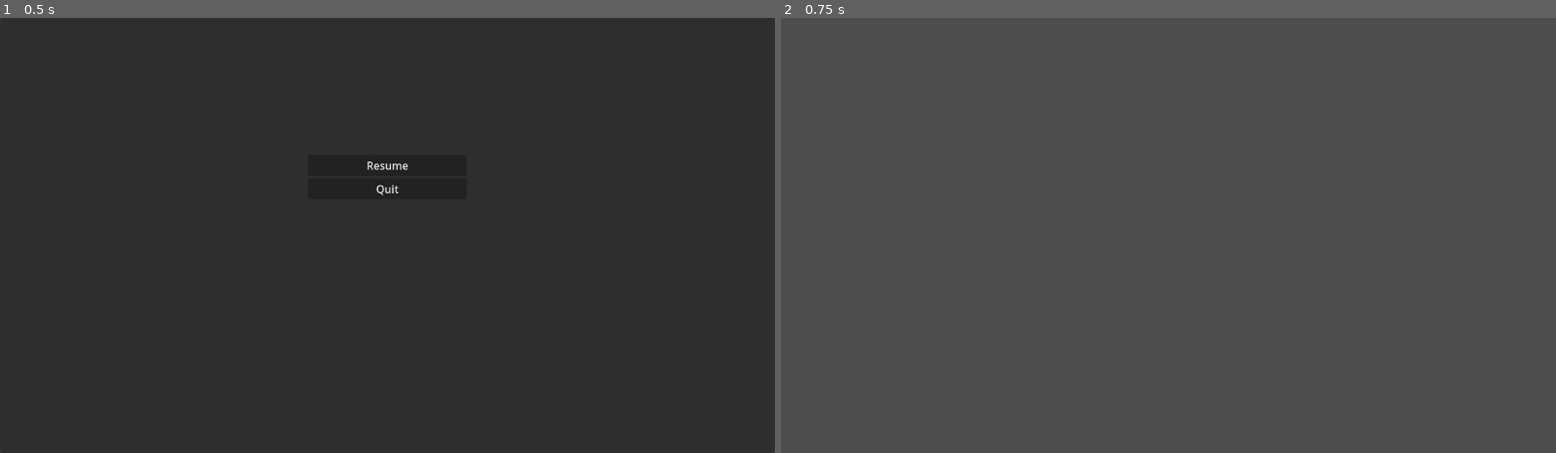
Above: before the commit, frames 1-2 (left to right).
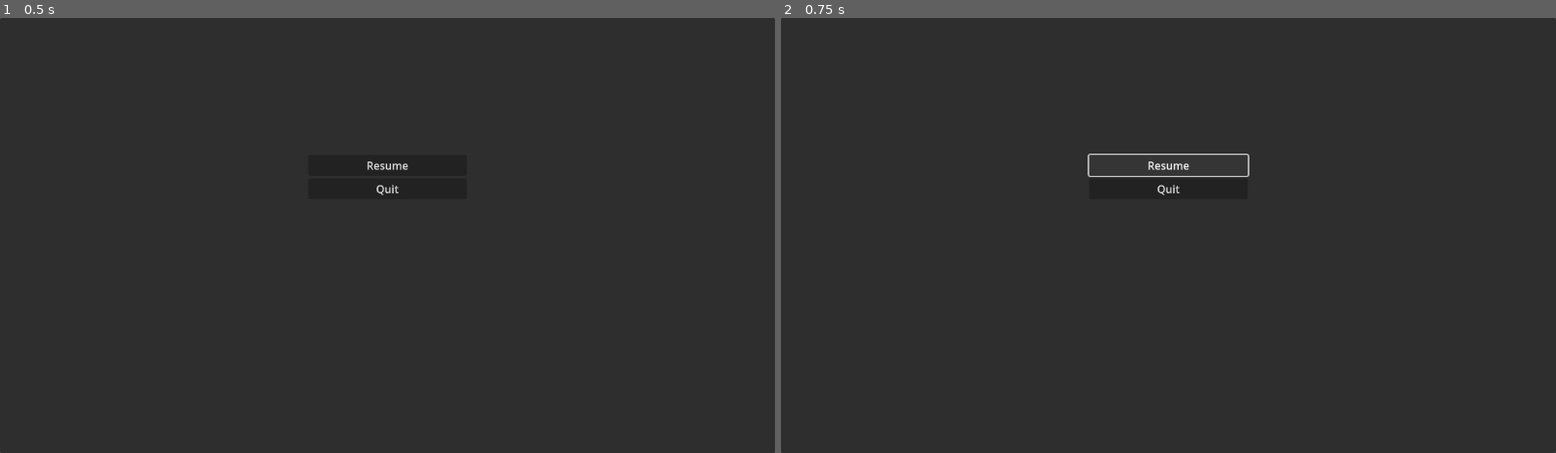
Above: after the commit, the same moments.

Repository: KalebGg/GameDesign1
Game: Godot game, scene res://my_gui.tscn
Two runs of this game, one before a commit and one after it. Both use one fixed random seed, a clock stepped at 60 frames per second and the inputs below.
Inputs:
- Up to frame 1 (0.5 s): no input
- Up to frame 2 (0.75 s): click "Resume" at 0.5 s

Frame 1 is identical in both runs. In frame 2, 99% of the frame differs, in the area x 0-100%, y 0-100%.

Commit message:
updated alot

Diff:
--- a/CharacterBody2D.gd
+++ /dev/null
@@ -1,49 +0,0 @@
-extends CharacterBody2D
-
-const SPEED = 200.0
-var inertia = Vector2()
-var look_direction = Vector2.DOWN  # (0, 1)
-
-var menu_scene = preload("res://my_gui.tscn")
-var menu_instance = null
-
-func _ready():
-	menu_instance = menu_scene.instantiate()
-	$Camera2D.add_child.call_deferred(menu_instance)
-	menu_instance.hide()
-
-func _physics_process(delta):
-	var direction = Vector2(
-		Input.get_axis("ui_left", "ui_right"),
-		Input.get_axis("ui_up", "ui_down")
-	)
-	if direction.length() > 0:
-		look_direction = direction
-		# Scale to 1 to prevent speed boost from diagonals
-		direction = direction.normalized()
-		velocity = direction * SPEED
-	else:
-		velocity = velocity.move_toward(Vector2(), SPEED)
-	velocity += inertia
-	move_and_slide()
-	inertia = inertia.move_toward(Vector2(), delta * 1000.0)
-
-	if Input.is_action_just_pressed("ui_cancel"):
-		menu_instance.show()
-		get_tree().paused = true
-
-func update_animation(direction):
-	var a_name = "idle_"
-	if direction.length() > 0:
-		look_direction = direction
-		a_name = "walk_"
-	if look_direction.x != 0:
-		a_name += "side"
-		$AnimatedSprite2D.flip_h = look_direction.x < 0
-	elif look_direction.y < 0:
-		a_name += "up"
-	elif look_direction.y > 0:
-		a_name += "down"
-
-	$AnimatedSprite2D.animation = a_name
-	$AnimatedSprite2D.play()
--- a/Entities/Attacks/Slash.gd
+++ b/Entities/Attacks/Slash.gd
@@ -10,7 +10,7 @@
 		queue_free()
 		return
 
-	for enemy in get_tree().get_note_in_group("enemy"):
+	for enemy in get_tree().get_nodes_in_group("Enemy"):
 		if self.overlaps_body(enemy):
 			enemy.take_damage(damage, self)
 			enemy.inertia = (enemy.global_position-self.global_position) \
--- a/Entities/BaseItem.gd
+++ b/Entities/BaseItem.gd
@@ -14,8 +14,8 @@
 	queue_free()
 
 func interact(player):
-	""" to be implemented by child class """
-	#player.pickup_item(value)
+	""" To be implemented by child class """
+	# player.pickup_item(value)
 	remove()
 
 func _init(default_value: int = 1):
@@ -23,13 +23,12 @@
 
 func _process(delta):
 	for player in get_tree().get_nodes_in_group("Player"):
-		if $Area2D.overlap_body(player):
+		if $Area2D.overlaps_body(player):
 			interact(player)
-	current_time += delta # handle despawn flickering
+	current_time += delta  # Handle despawn flickering
 	if current_time >= flicker_start_time and current_time <= time_to_despawn:
-		$AnimatedSprite2D.visable = fmod(current_time, flicker_interval) \
+		$AnimatedSprite2D.visible = fmod(current_time, flicker_interval) \
 									< (flicker_interval / 2)
 	if current_time >= time_to_despawn:
-
 		remove()
 	pass
--- a/Entities/mini_heart.gd
+++ b/Entities/mini_heart.gd
@@ -1,41 +1,8 @@
-class_name mini_heart extends Node2D
+extends BaseItem
 
-
-func _init(): super._init(5)
+func _init():  super._init(5)
 func _ready(): super._ready()
 
 func interact(player):
 	player.pickup_health(value)
 	remove()
-
-var value
-var flicker_state = false
-var flicker_start_time = 10.0
-var flicker_interval = 0.1
-var current_time = 0.0
-var time_to_despawn = 13.0
-
-func _ready(): $AnimatedSprite2D.play()
-
-func remove():
-	value = 0
-	queue_free()
-
-func interact(player):
-	""" to be implemented by child class """
-	#player.pickup_item(value)
-	remove()
-
-
-func _process(delta):
-	for player in get_tree().get_nodes_in_group("Player"):
-		if $Area2D.overlap_body(player):
-			interact(player)
-	current_time += delta # handle despawn flickering
-	if current_time >= flicker_start_time and current_time <= time_to_despawn:
-		$AnimatedSprite2D.visable = fmod(current_time, flicker_interval) \
-									< (flicker_interval / 2)
-	if current_time >= time_to_despawn:
-
-		remove()
-	pass
--- a/PlayerHUD.gd
+++ b/PlayerHUD.gd
@@ -1,7 +1,7 @@
 extends CanvasLayer
 
-@onready var player = get_tree().get_first_node_in_group("player")
-@onready var hearts = $playerHealth/Hearts
+@onready var player = get_tree().get_first_node_in_group("Player")
+@onready var hearts = $PlayerHealth/Hearts
 
 const HEART_ROW_SIZE = 10
 const HEART_OFFSET = 16
@@ -18,21 +18,19 @@
 func draw_hearts():
 	for heart in hearts.get_children():
 		hearts.remove_child(heart)
-	for i in range(int(player.data.max_health) /20):
-		create_heart() # 1 heart per 20 hp
-
+	for i in range(int(player.data.max_health) / 20):
+		create_heart()  # 1 heart per 20 hp
 
 func _ready():
 	draw_hearts()
-	pass
-
-
 
 func _process(delta):
+	$Money/Coins.text = "%03d" % player.data.money
 	var p_health = player.data.health
 	var full_hearts = floor(p_health / 20)
 	var remainder = int(p_health) % 20
-	for heart in hearts.getchildren():
+
+	for heart in hearts.get_children():
 		var index = heart.get_index()
 		var x = (index % HEART_ROW_SIZE) * HEART_OFFSET
 		var y = (index / HEART_ROW_SIZE) * HEART_OFFSET
--- a/misc.tscn
+++ b/misc.tscn
@@ -1,6 +1,4 @@
-[gd_scene load_steps=2 format=3 uid="uid://dsq6ue7t8pmyf"]
-
-[ext_resource type="Script" path="res://my_gui.gd" id="1_rm3fs"]
+[gd_scene format=3 uid="uid://ceb3ajaxdmq08"]
 
 [node name="Control" type="Control"]
 layout_mode = 3
@@ -9,4 +7,3 @@
 anchor_bottom = 1.0
 grow_horizontal = 2
 grow_vertical = 2
-script = ExtResource("1_rm3fs")
--- a/my_gui.gd
+++ b/my_gui.gd
@@ -1,13 +1,159 @@
-extends Control
+extends CharacterBody2D
+
+const SPEED = 100.0
+const MAXIMUM_OBTAINABLE_HEALTH = 400.0
+
+enum STATES { IDLE=0, DEAD, DAMAGED, ATTACKING, CHARGING }
+
+@export var data = {
+	"max_health": 60.0,  # 20hp per heart; 5 per fraction
+	"health": 60.0,      # Min 60 Max 400
+	"money": 0,
+	"state": STATES.IDLE,
+	"secondaries": [],
+}
+
+var inertia = Vector2()
+var look_direction = Vector2.DOWN  # (0, 1)
+var attack_direction = Vector2.DOWN
+var animation_lock = 0.0  # Lock player while playing attack animation
+var damage_lock = 0.0
+var charge_time = 2.5
+var charge_start_time = 0.0
+
+var slash_scene = preload("res://entities/attacks/slash.tscn")
+var menu_scene = preload("res://my_gui.tscn")
+var menu_instance = null
+
+@onready var p_HUD = get_tree().get_first_node_in_group("HUD")
+
+func get_direction_name():
+	return ["right", "down", "left", "up"][
+		int(round(look_direction.angle() * 2 / PI)) % 4
+	]
+
+func attack():
+	data.state = STATES.ATTACKING
+	var dir_name = get_direction_name()
+	if dir_name == "left":
+		$AnimatedSprite2D.flip_h = 0
+	$AnimatedSprite2D.play("swipe_" + dir_name)
+	attack_direction = look_direction
+	var slash = slash_scene.instantiate()
+	slash.position = attack_direction * 20.0
+	slash.rotation = Vector2().angle_to_point(-attack_direction)
+	add_child(slash)
+	animation_lock = 0.2
+
+func charged_attack():
+	data.state = STATES.ATTACKING
+	$AnimatedSprite2D.play("swipe_charge")
+	attack_direction = look_direction
+	damage_lock = 0.3
+	for i in range(9):
+		# Offset by (i-4) * 45 degrees
+		var angle = -attack_direction.angle() + (i-4) * PI / 4  # [-4,4]
+		var dir = Vector2(cos(angle), sin(angle))
+		var slash = slash_scene.instantiate()
+		slash.position = dir * 20
+		slash.rotation = Vector2().angle_to_point(-dir)
+		slash.damage *= 1.5
+		add_child(slash)
+		await get_tree().create_timer(0.03).timeout
+	animation_lock = 0.2
+	await $AnimatedSprite2D.animation_finished
+	data.state = STATES.IDLE
+	pass
+
+func pickup_money(value):
+	data.money += value
+
+func pickup_health(value):
+	data.health += value
+	data.health = clamp(data.health, 0, data.max_health)
+
+signal health_depleted
+
+func take_damage(dmg):
+	if damage_lock == 0.0:
+		data.health -= dmg
+		data.state = STATES.DAMAGED
+		damage_lock = 0.5
+		animation_lock = dmg * 0.005
+		# TODO: damage shader
+		if data.health <= 0:
+			data.state = STATES.DEAD
+			# TODO: play death animation & sound
+			await get_tree().create_timer(0.5).timeout
+			health_depleted.emit()
+		else:
+			# TODO: play damage sound
+			pass
+	pass
+
+func _ready():
+	p_HUD.show()
+	menu_instance = menu_scene.instantiate()
+	$Camera2D.add_child.call_deferred(menu_instance)
+	menu_instance.hide()
+
+func _physics_process(delta):
+	animation_lock = max(animation_lock-delta, 0.0)
+	damage_lock = max(damage_lock-delta, 0.0)
+
+	if animation_lock == 0.0 and data.state != STATES.DEAD:
+		if data.state != STATES.CHARGING:
+			data.state = STATES.IDLE
+
+		var direction = Vector2(
+			Input.get_axis("ui_left", "ui_right"),
+			Input.get_axis("ui_up", "ui_down")
+		)
+		update_animation(direction)
+		if direction.length() > 0:
+			look_direction = direction
+			# Scale to 1 to prevent speed boost from diagonals
+			direction = direction.normalized()
+			velocity = direction * SPEED
+		else:
+			velocity = velocity.move_toward(Vector2(), SPEED)
+		velocity += inertia
+		move_and_slide()
+		inertia = inertia.move_toward(Vector2(), delta * 1000.0)
+
+	if data.state != STATES.DEAD:
+		if Input.is_action_just_pressed("ui_accept"):
+			attack()
+			charge_start_time = Time.get_time_dict_from_system().second
+			data.state = STATES.CHARGING
+
+		if Input.is_action_just_released("ui_accept"):
+			var cur_time = Time.get_time_dict_from_system().second
+			var charge_duration = cur_time - charge_start_time
+			if charge_duration >= charge_time and data.state == STATES.CHARGING:
+				charged_attack()
+			else:
+				data.state = STATES.IDLE
+
+	if Input.is_action_just_pressed("ui_cancel"):
+		menu_instance.show()
+		get_tree().paused = true
 
 
+func update_animation(direction):
+	if data.state == STATES.IDLE:
+		var a_name = "idle_"
+		if direction.length() > 0:
+			look_direction = direction
+			a_name = "walk_"
+		if look_direction.x != 0:
+			a_name += "side"
+			$AnimatedSprite2D.flip_h = look_direction.x < 0
+		elif look_direction.y < 0:
+			a_name += "up"
+		elif look_direction.y > 0:
+			a_name += "down"
 
-func _ready():
-	self.process_mode = Node.PROCESS_MODE_ALWAYS
-
-func _on_resume_pressed():
-	hide()
-	get_tree().paused = false
-
-func _on_quit_pressed():
-	get_tree().quit()
+		$AnimatedSprite2D.animation = a_name
+		$AnimatedSprite2D.play()
+	pass
--- a/td_enemy.gd
+++ b/td_enemy.gd
@@ -1,5 +1,4 @@
 extends CharacterBody2D
-
 
 const SPEED = 60.0
 var MAX_HEALTH = 30.0
@@ -46,28 +45,70 @@
 var money_value = 5.0
 
 signal recovered
+
 @onready var raycastR = $RayCast2DR
+@onready var raycastM = $RayCast2DM
 @onready var raycastL = $RayCast2DL
-@onready var raycastM = $RayCast2DM
 
 @onready var anim_player = $AnimatedSprite2D
 
+var drops = ["drop_coin", "drop_heart"]
+
+var coin_scene = preload("res://Entities/mini_heart.tscn")
+var heart_scene = preload("res://entities/mini_heart.tscn")
+
+func vec2_offset():
+	return Vector2(randf_range(-10.0, 10.0), randf_range(-10.0, 10.0))
+
+func drop_scene(item_scene):
+	item_scene.global_position = self.global_position + vec2_offset()
+	get_tree().current_scene.add_child(item_scene)
+
+func drop_heart():
+	drop_scene(heart_scene.instantiate())
+
+func drop_coin():
+	var coin = coin_scene.instantiate()
+	coin.value = money_value
+	drop_scene(coin)
+
+func drop_items():
+	var num_drops = randi() % 3 + 1
+	for i in range(num_drops):
+		var rnd_drop = drops[randi() % drops.size()]
+		call_deferred(rnd_drop)
+
 func turn_toward_player_location(location: Vector2):
+	# Set the state to move toward the player
 	var dir_to_player = (location - self.global_position).normalized()
 	velocity = dir_to_player * (SPEED * 2)
+	# Determine the closest cardinal direction for animation
 	var closest_angle = INF
 	var closest_state = STATES.IDLE
-	for i in range (1,5):
+	for i in range(1, 5):
 		var state_dir = state_directions[i]
 		var angle_dif = abs(state_dir.angle_to(dir_to_player))
 		if angle_dif < closest_angle:
 			closest_angle = angle_dif
 			closest_state = STATES.values()[i]
-			AI_STATE = closest_state
+	AI_STATE = closest_state
 
 func take_damage(dmg, attacker=null):
 	if damage_lock == 0.0:
 		AI_STATE = STATES.DAMAGED
+		HEALTH -= dmg
+		damage_lock = 0.2
+		animation_lock = 0.2
+		# TODO: damage shader
+		if HEALTH <= 0:
+			drop_items()
+			# TODO: play death sound
+			queue_free()
+		else:
+			if attacker != null:
+				var loc = attacker.global_position
+				await recovered
+				turn_toward_player_location(loc)
 	pass
 
 func _physics_process(delta):
@@ -75,17 +116,29 @@
 	damage_lock = max(damage_lock - delta, 0.0)
 	if int(AI_STATE) >= 1 and int(AI_STATE) <= 8:
 		var raydir = state_directions[int(AI_STATE)]
-		raycastM.taget_position = raydir * vision_distance
+		raycastM.target_position = raydir * vision_distance
 		raycastL.target_position = \
-			raydir.rotation(deg_to_rad(-45)).normalized() * vision_distance
+			raydir.rotated(deg_to_rad(-45)).normalized() * vision_distance
 		raycastR.target_position = \
-			raydir.rotation(deg_to_rad(45)).normalized() * vision_distance
+			raydir.rotated(deg_to_rad(45)).normalized() * vision_distance
 	if animation_lock == 0.0:
 		if AI_STATE == STATES.DAMAGED:
-			#TODO reset shader
+			# TODO: reset shader
 			AI_STATE = STATES.IDLE
 			recovered.emit()
-		# TODO: damage player
+		for player in get_tree().get_nodes_in_group("Player"):
+			if $AttackBox.overlaps_body(player):
+				if player.damage_lock == 0.0:
+					var inert = (player.global_position-self.global_position)
+					player.inertia = inert.normalized() * knockback
+					player.take_damage(DAMAGE)
+				else:
+					continue
+			if player.data.state != player.STATES.DEAD:
+				if (raycastM.is_colliding() and raycastM.get_collider() == player) or \
+				   (raycastL.is_colliding() and raycastL.get_collider() == player) or \
+				   (raycastR.is_colliding() and raycastR.get_collider() == player):
+					turn_toward_player_location(player.global_position)
 
 		ai_timer = clamp(ai_timer - delta, 0.0, ai_timer_max)
 		if ai_timer == 0.0:
@@ -107,5 +160,5 @@
 
 		velocity += inertia
 		move_and_slide()
-		inertia = inertia.movr_toward(Vector2(), delta * 1000.0)
+		inertia = inertia.move_toward(Vector2(), delta * 1000.0)
 	pass
--- a/td_enemy.tscn
+++ b/td_enemy.tscn
@@ -166,7 +166,7 @@
 
 [node name="Area2D" type="Area2D" parent="."]
 
-[node name="CollisionShape2D" type="CollisionShape2D" parent="Area2D"]
+[node name="AttackBox" type="CollisionShape2D" parent="Area2D"]
 position = Vector2(0, -1.5)
 shape = SubResource("RectangleShape2D_1cgue")
 
--- a/td_player.gd
+++ /dev/null
@@ -1,143 +0,0 @@
-extends CharacterBody2D
-
-const SPEED = 100.0
-const MAXIMUM_OPTAINABLE_HEALTH = 400.0
-
-enum STATES { IDLE=0, DEAD, DAMAGED, ATTACKING, CHARGING }
-
-@export var data = {
-	"max_health": 60.0, # 20hp per heart; 5 per fraction
-	"health": 60.0,     # Min 60 Max 400
-	"money": 0,
-	"state": STATES.IDLE,
-	"secondaries": [],
-}
-
-var inertia = Vector2()
-var look_direction = Vector2.DOWN  # (0, 1)
-var attack_direction = Vector2.DOWN
-var animation_lock = 0.0 # locks player
-var damage_lock = 0.0
-var charge_time = 2.5
-var charge_start_time = 0.0
-
-var slash_scene = preload("res://Entities/Attacks/Slash.tscn")
-var menu_scene = preload("res://my_gui.tscn")
-var menu_instance = null
-
-@onready var p_HUD = get_tree().get_first_node_in_group("HUD")
-
-func get_direction_name():
-	return["right", "down", "left", "up"][
-		int(round(look_direction.angle() * 2 / PI)) % 4
-	]
-
-func attack():
-	data.state = STATES.ATTACKING
-	var dir_name = get_direction_name()
-	if dir_name == "left":
-		%AnimatedSprite2D.flip_h = 0
-	$AnimatedSprite2D.play("swipe_" + dir_name)
-	attack_direction = look_direction
-	var slash = slash_scene.instantiate()
-	slash.position - attack_direction * 20.0
-	slash.rotation = Vector2().angle_to_point(-attack_direction)
-	add_child(slash)
-	animation_lock = 0.2
-
-func charged_attack():
-	data.state = STATES.ATTACKING
-	$AnimatedSprite2D.play("swipe_charge")
-	attack_direction = look_direction
-	damage_lock = 0.3
-	for i in range(9):
-		# offset by (i-4) * 45 degrees
-		var angle = -attack_direction.angle() + (i-4) * PI / 4 # [-4,4]
-		var dir = Vector2(cos(angle), sin(angle))
-		var slash = slash_scene.instantiate()
-		slash.position = dir * 20
-		slash.rotation = Vector2().angle_to_point(-dir)
-		slash.damage *= 1.5
-		add_child(slash)
-		await get_tree().create_timer(0.03).timeout
-	animation_lock = 0.2
-	await $AnimatedSprite2D.animation_finished
-	data.state = STATES.IDLE
-	pass
-
-func pickup_money(value):
-	data.money += value
-
-func pickup_health(value):
-	data.health += value
-	data.health = clamp(data.health, 0, data.max_health)
-
-func _ready():
-	menu_instance = menu_scene.instantiate()
-	$Camera2D.add_child.call_deferred(menu_instance)
-	menu_instance.hide()
-
-func _physics_process(delta):
-	animation_lock = max(animation_lock-delta, 0.0)
-	damage_lock = max(damage_lock-delta, 0.0)
-	if animation_lock == 0.0 and data.state != STATES.DEAD:
-		if data.state != STATES.CHARGING:
-			data.state = STATES.IDLE
-
-	var direction = Vector2(
-		Input.get_axis("ui_left", "ui_right"),
-		Input.get_axis("ui_up", "ui_down")
-	)
-	update_animation(direction)
-	if direction.length() > 0:
-		look_direction = direction
-		# Scale to 1 to prevent speed boost from diagonals
-		direction = direction.normalized()
-		velocity = direction * SPEED
-	else:
-		velocity = velocity.move_toward(Vector2(), SPEED)
-	velocity += inertia
-	move_and_slide()
-	inertia = inertia.move_toward(Vector2(), delta * 1000.0)
-
-	if Input.is_action_just_pressed("ui_cancel"):
-		menu_instance.show()
-		get_tree().paused = true
-
-	if data.state != STATES.DEAD:
-		if Input.is_action_just_pressed("ui_accept"):
-			attack()
-# charge attack
-		charge_start_time = Time.get_datetime_dict_from_system().second
-		data.state = STATES.CHARGING
-
-
-	if Input.is_action_just_released("ui_accept"):
-		var ctime = Time.get_time_dict_from_system().second
-		var charge_duration = ctime - charge_start_time
-		if charge_duration >= charge_time and data.state == STATES.CHARGING:
-			charged_attack()
-	else:
-		data.state = STATES.IDLE
-
-	if Input.is_action_just_pressed("ui_cancel"):
-		menu_instance.show()
-		get_tree().paused = true
-
-
-func update_animation(direction):
-	if data.state == STATES.IDLE:
-		var a_name = "idle_"
-		if direction.length() > 0:
-			look_direction = direction
-			a_name = "walk_"
-		if look_direction.x != 0:
-			a_name += "side"
-			$AnimatedSprite2D.flip_h = look_direction.x < 0
-		elif look_direction.y < 0:
-			a_name += "up"
-		elif look_direction.y > 0:
-			a_name += "down"
-
-		$AnimatedSprite2D.animation = a_name
-		$AnimatedSprite2D.play()
--- a/td_player.tscn
+++ b/td_player.tscn
@@ -1,8 +1,59 @@
 [gd_scene load_steps=46 format=3 uid="uid://dhh4bhidbdogx"]
 
 [ext_resource type="Script" path="res://td_player.gd" id="1_telh2"]
-[ext_resource type="Script" path="res://CharacterBody2D.gd" id="2_hjbq5"]
 [ext_resource type="Texture2D" uid="uid://bl385qfbiwk72" path="res://assets/sprites/zeldalike/character.png" id="3_yqwvn"]
+
+[sub_resource type="GDScript" id="GDScript_l8l0w"]
+script/source = "extends CharacterBody2D
+
+const SPEED = 200.0
+var inertia = Vector2()
+var look_direction = Vector2.DOWN  # (0, 1)
+
+var menu_scene = preload(\"res://my_gui.tscn\")
+var menu_instance = null
+
+func _ready():
+	menu_instance = menu_scene.instantiate()
+	$Camera2D.add_child.call_deferred(menu_instance)
+	menu_instance.hide()
+
+func _physics_process(delta):
+	var direction = Vector2(
+		Input.get_axis(\"ui_left\", \"ui_right\"),
+		Input.get_axis(\"ui_up\", \"ui_down\")
+	)
+	if direction.length() > 0:
+		look_direction = direction
+		# Scale to 1 to prevent speed boost from diagonals
+		direction = direction.normalized()
+		velocity = direction * SPEED
+	else:
+		velocity = velocity.move_toward(Vector2(), SPEED)
+	velocity += inertia
+	move_and_slide()
+	inertia = inertia.move_toward(Vector2(), delta * 1000.0)
+
+	if Input.is_action_just_pressed(\"ui_cancel\"):
+		menu_instance.show()
+		get_tree().paused = true
+
+func update_animation(direction):
+	var a_name = \"idle_\"
+	if direction.length() > 0:
+		look_direction = direction
+		a_name = \"walk_\"
+	if look_direction.x != 0:
+		a_name += \"side\"
+		$AnimatedSprite2D.flip_h = look_direction.x < 0
+	elif look_direction.y < 0:
+		a_name += \"up\"
+	elif look_direction.y > 0:
+		a_name += \"down\"
+
+	$AnimatedSprite2D.animation = a_name
+	$AnimatedSprite2D.play()
+"
 
 [sub_resource type="AtlasTexture" id="AtlasTexture_0gt76"]
 atlas = ExtResource("3_yqwvn")
@@ -349,7 +400,7 @@
 
 [node name="CharacterBody2D" type="CharacterBody2D" parent="." groups=["Player"]]
 position = Vector2(60, 22)
-script = ExtResource("2_hjbq5")
+script = SubResource("GDScript_l8l0w")
 
 [node name="AnimatedSprite2D" type="AnimatedSprite2D" parent="CharacterBody2D"]
 position = Vector2(-1, -1)
--- /dev/null
+++ b/td_world_1.gd
@@ -0,0 +1,11 @@
+extends Node2D
+
+
+# Called when the node enters the scene tree for the first time.
+func _ready():
+	pass # Replace with function body.
+
+
+# Called every frame. 'delta' is the elapsed time since the previous frame.
+func _process(delta):
+	pass
--- a/td_world_1.tscn
+++ b/td_world_1.tscn
@@ -1,6 +1,7 @@
-[gd_scene load_steps=6 format=3 uid="uid://d30b5mvr8ugic"]
+[gd_scene load_steps=7 format=3 uid="uid://d30b5mvr8ugic"]
 
 [ext_resource type="Texture2D" uid="uid://bji2kukajsj58" path="res://assets/sprites/zeldalike/Overworld.png" id="1_8p62c"]
+[ext_resource type="Script" path="res://td_world_1.gd" id="1_tc4dl"]
 [ext_resource type="PackedScene" uid="uid://dhh4bhidbdogx" path="res://td_player.tscn" id="2_52bdy"]
 [ext_resource type="PackedScene" uid="uid://dfx5t41cnwp35" path="res://td_enemy.tscn" id="3_jqq2t"]
 
@@ -1084,6 +1085,7 @@
 sources/0 = SubResource("TileSetAtlasSource_yrc1g")
 
 [node name="td_world1" type="Node2D"]
+script = ExtResource("1_tc4dl")
 
 [node name="TileMap" type="TileMap" parent="."]
 position = Vector2(160, 88)
@@ -1098,8 +1100,8 @@
 layer_1/z_index = 0
 layer_1/tile_data = PackedInt32Array(262137, 262144, 12, 262138, 327680, 12, 262139, 393216, 12, 327675, 393216, 13, 32 …(759 unchanged characters)…
 
+[node name="td_enemy" parent="." instance=ExtResource("3_jqq2t")]
+position = Vector2(188, 111)
+
 [node name="td_player" parent="." instance=ExtResource("2_52bdy")]
-position = Vector2(97, 55)
-
-[node name="td_enemy" parent="." instance=ExtResource("3_jqq2t")]
-position = Vector2(221, 148)
+position = Vector2(120, 54)
Not shown: 1 places in control.tscn that only renumber resources
